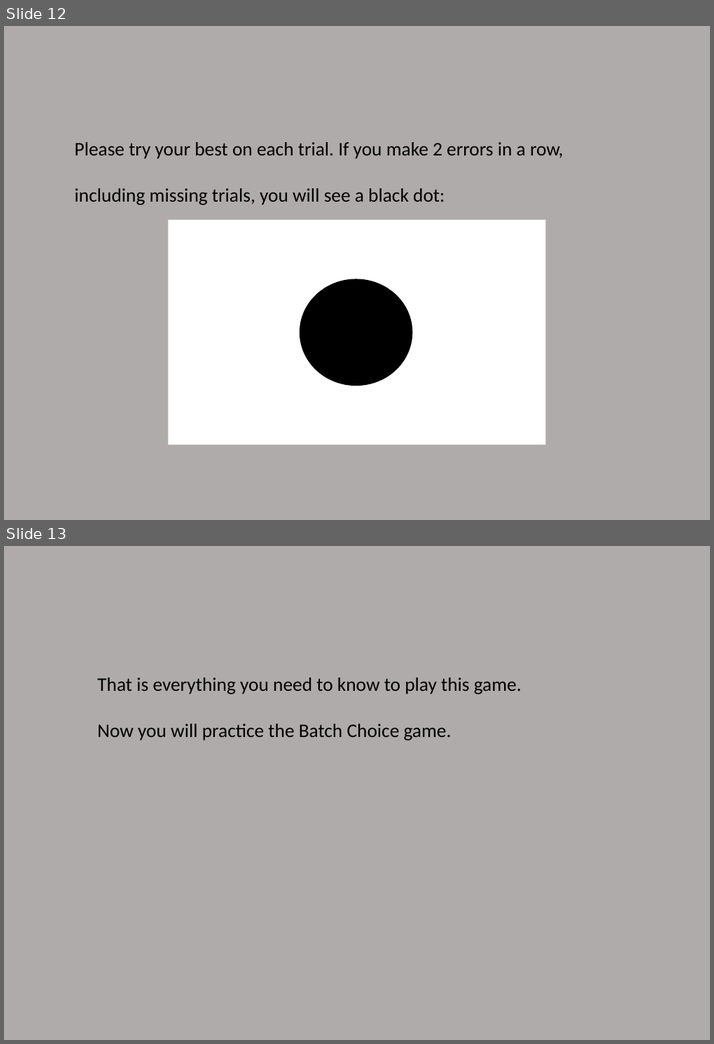
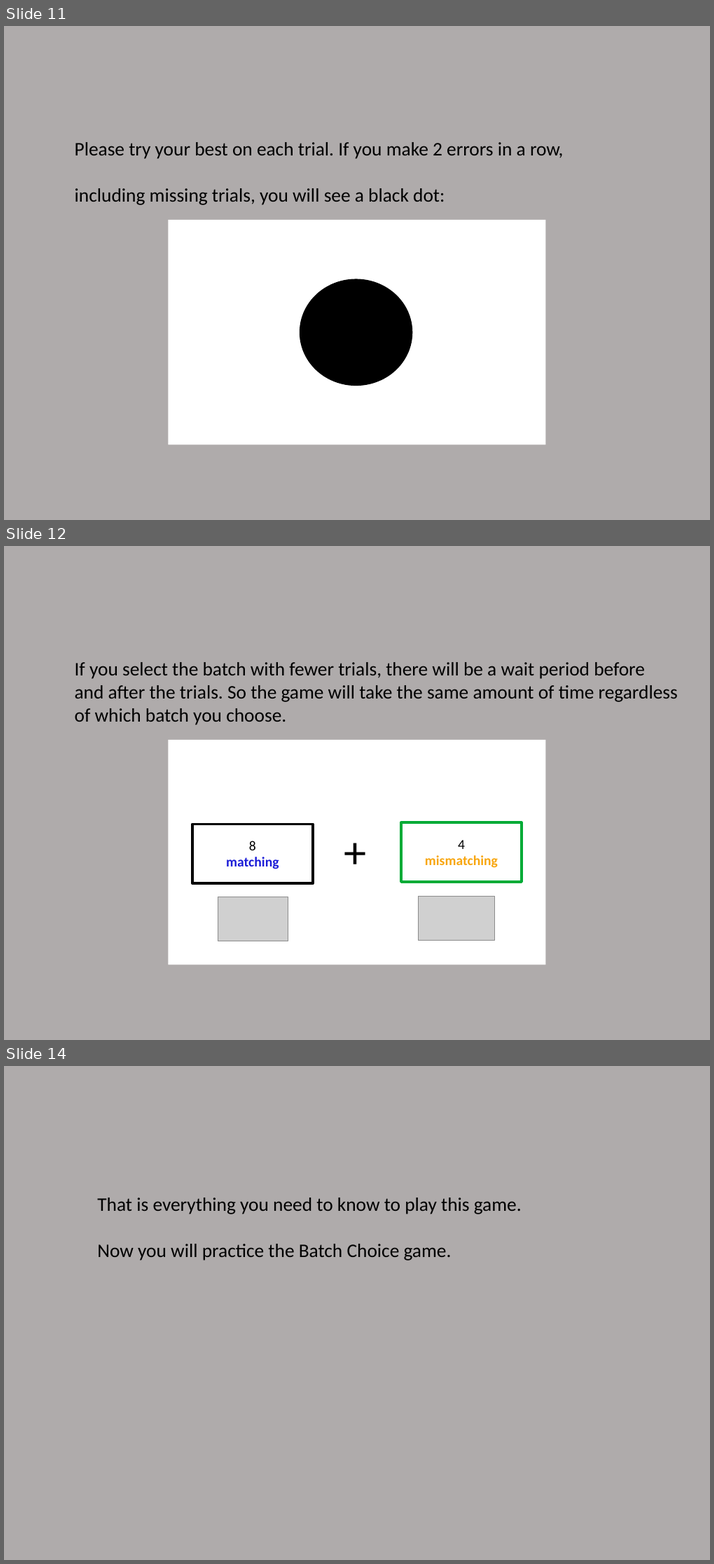
Before and after one commit to lizzytong2589/MSIT-demand-selection, a slide deck: nivturk-prolific/app/static/Instructions/instructions_DST/instructions_DST.pptx. Shown one above the other, each under a label of ours: slides 12 and 13 before the commit, slides 11, 12 and 14 after it; the slides between them are not shown. The pictures are 714x1044 and 714x1564 pixels, drawn with LibreOffice and Linux fonts; fonts in the diff are those of the drawing; grey boxes stand for pictures. Boxes give left, top, right and bottom in pixels: in the first picture for what was removed or moved away, otherwise in the second. Text is boxed around its words. In the diff, an @@ line names an element or a change of style, - is before the commit and + after.

```diff
--- a/nivturk-prolific/app/static/Instructions/instructions_DST/instructions_DST.pptx
+++ b/nivturk-prolific/app/static/Instructions/instructions_DST/instructions_DST.pptx
@@ slide 12 added at <box>4,546,710,1040</box>, background #AFABAB @@
@@ text added at <box>75,662,677,725</box>, 19.6 pt, text #000000 @@
+If you select the batch with fewer trials, there will be a wait period before
+and after the trials. So the game will take the same amount of time regardless
+of which batch you choose.
@@ rectangle added at <box>168,740,546,965</box>, fill #FFFFFF, 46.2 pt, text #FFFFFF @@
++
@@ rectangle added at <box>192,824,313,883</box>, outline #000000 2.5 pt, 14 pt, text #1B1CD7, bold @@
+8
+matching
@@ text added at <box>337,820,408,903</box>, 46 pt, text #000000 @@
++
@@ rectangle added at <box>402,822,522,882</box>, outline #00AB36 2.5 pt, 14 pt, text #F8A60F, bold @@
+4
+mismatching
@@ picture added at <box>218,897,288,940</box> @@
@@ picture added at <box>418,897,494,940</box> @@
@@ what was slide 12 is now slide 11 @@
@@ what was slide 13 is now slide 14 @@
```
Also in this commit, not shown: 6 slides changed, 1 other slide added, 1 slide removed, 14 other files.
